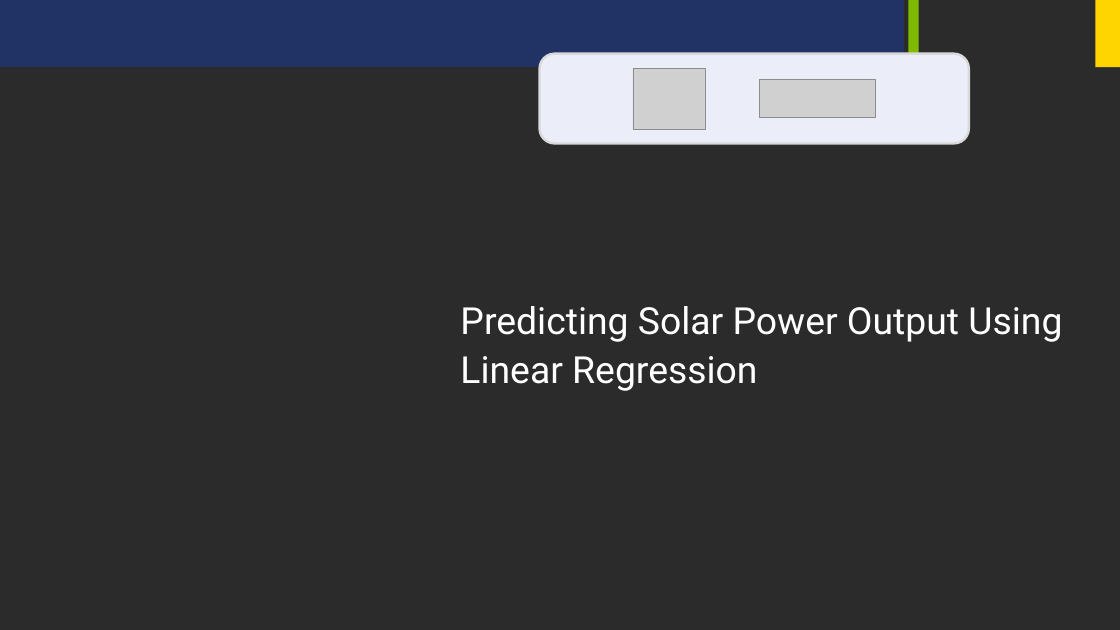
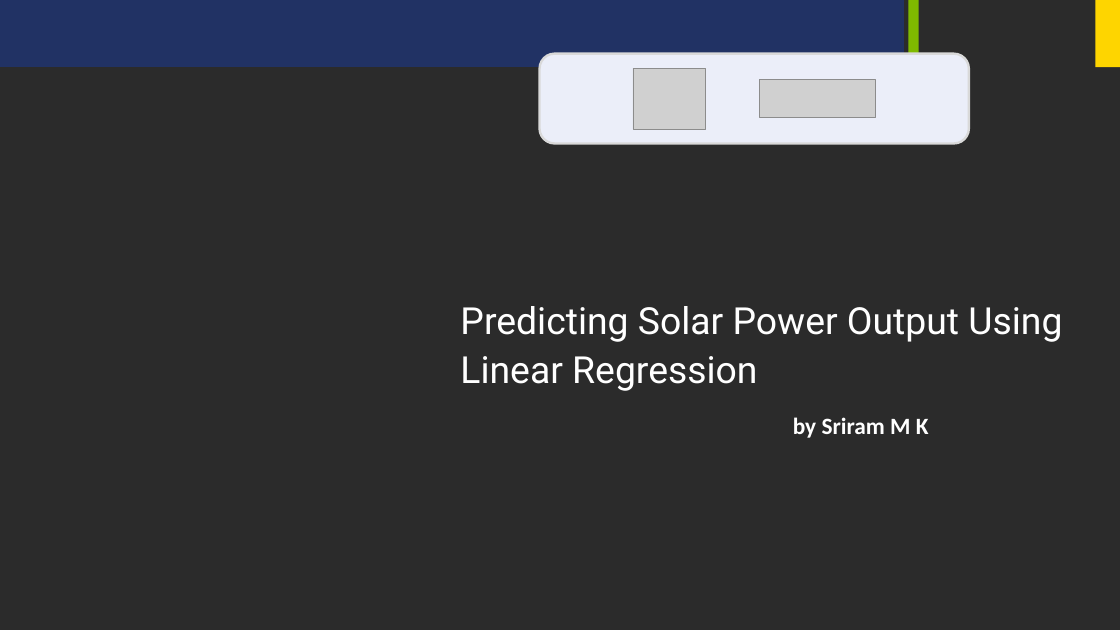
Before and after one commit to srirepo-05/Week1_Edunet_P3, a slide deck: slide 1 of Week_3_Project_P3.pptx. Drawn at 1120x630 pixels with LibreOffice and Linux fonts; fonts in the diff are those of the drawing; grey boxes stand for pictures; background and template pictures are left out; a plain dark background stands for a picture behind light text. Boxes give left, top, right and bottom in pixels: in the first picture for what was removed or moved away, otherwise in the second. Text is boxed around its words. In the diff, an @@ line names an element or a change of style, - is before the commit and + after.

```diff
--- a/Week_3_Project_P3.pptx
+++ b/Week_3_Project_P3.pptx
@@ text at <box>460,306,1062,438</box>: text changed @@
-Predicting Solar Power Output Using Linear Regression
+Predicting Solar Power Output Using Linear Regression
+by Sriram M K
```
